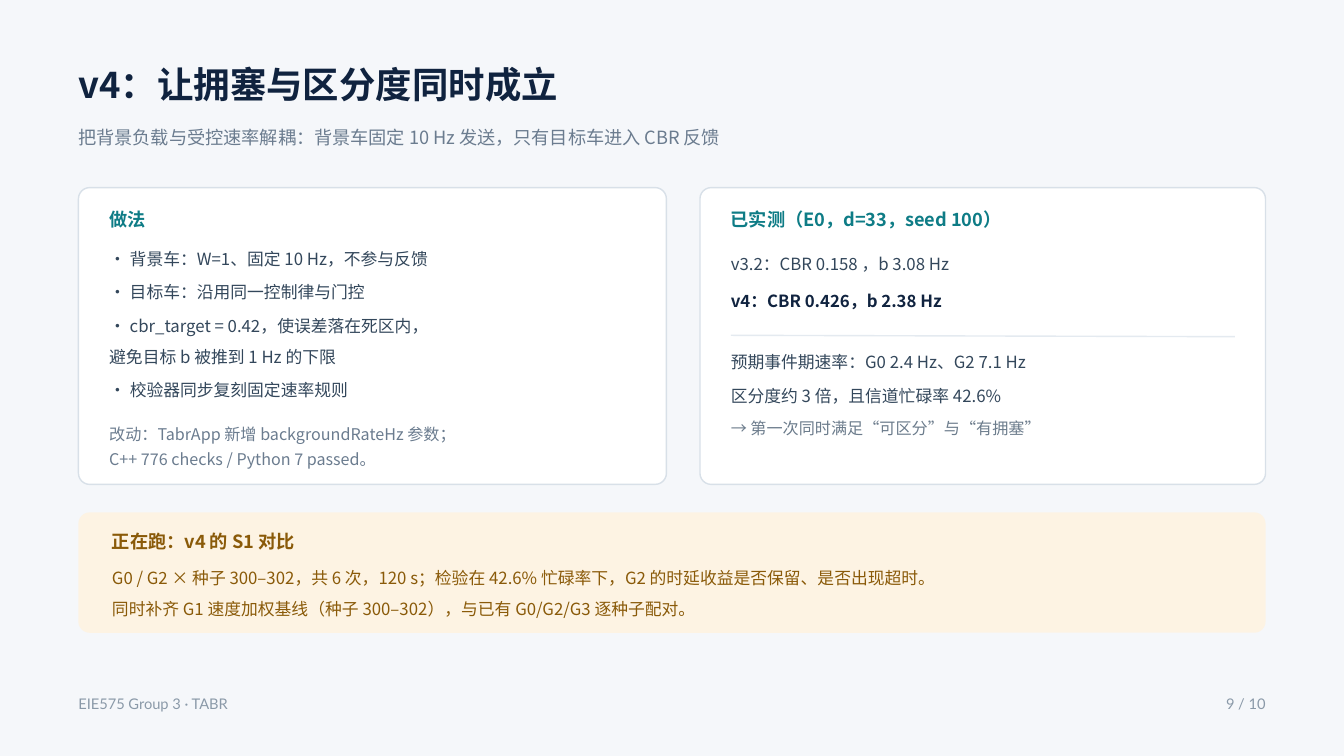
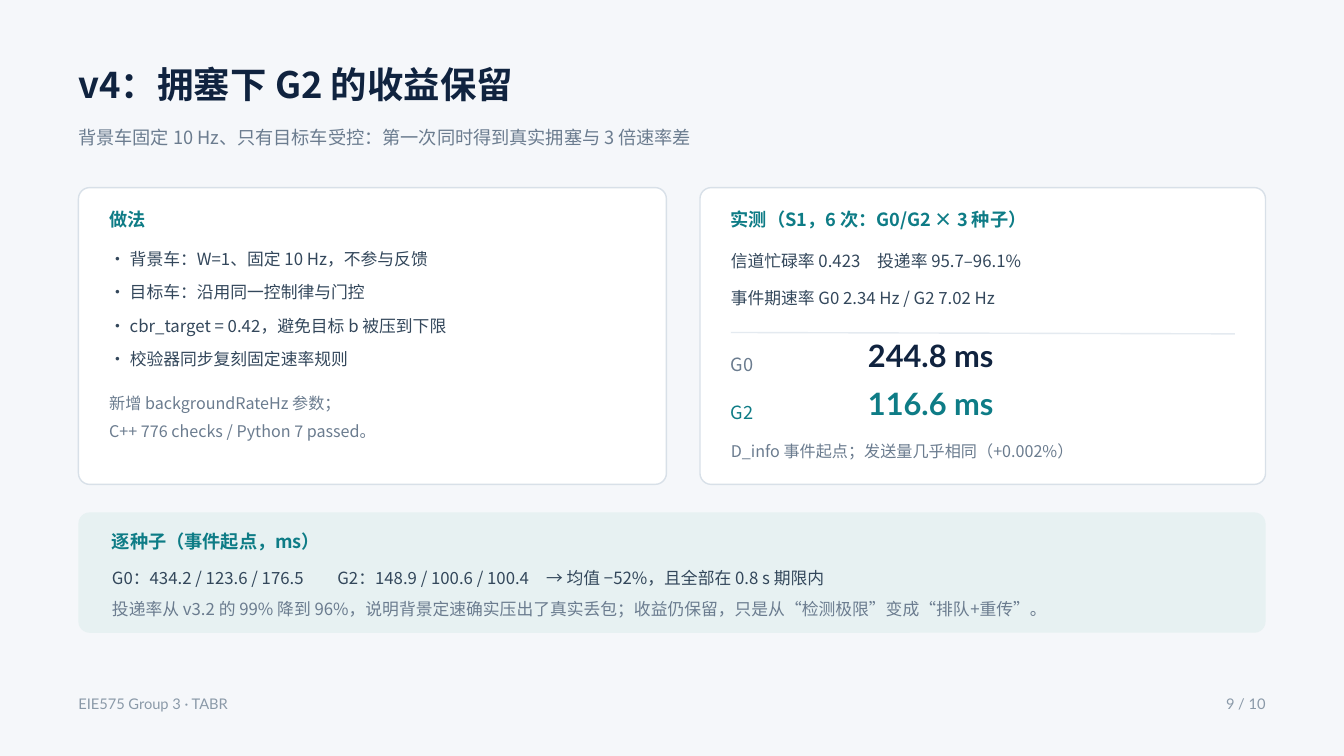
Before and after one commit to han088693-debug/EIE575-Project, a slide deck: slide 9 of TABR_project/docs/deck/EIE575_TABR_deck.pptx. Drawn at 1344x756 pixels with LibreOffice and Linux fonts; fonts in the diff are those of the drawing. Boxes give left, top, right and bottom in pixels: in the first picture for what was removed or moved away, otherwise in the second. Text is boxed around its words. In the diff, an @@ line names an element or a change of style, - is before the commit and + after.

```diff
--- a/TABR_project/docs/deck/EIE575_TABR_deck.pptx
+++ b/TABR_project/docs/deck/EIE575_TABR_deck.pptx
@@ text at (x1=78, y1=66, x2=513, y2=102): text changed @@
-v4：让拥塞与区分度同时成立
+v4：拥塞下 G2 的收益保留
@@ text at (x1=78, y1=128, x2=691, y2=146): text changed @@
-把背景负载与受控速率解耦：背景车固定 10 Hz 发送，只有目标车进入 CBR 反馈
+背景车固定 10 Hz、只有目标车受控：第一次同时得到真实拥塞与 3 倍速率差
@@ text at (x1=731, y1=210, x2=1026, y2=230): text changed @@
-已实测（E0，d=33，seed 100）
+实测（S1，6 次：G0/G2 × 3 种子）
@@ text removed at (x1=731, y1=256, x2=949, y2=272) @@
-v3.2：CBR 0.158 ，b 3.08 Hz
@@ text added at (x1=731, y1=253, x2=1021, y2=269), 12 pt, text #33475B @@
+信道忙碌率 0.423 投递率 95.7–96.1%
@@ text at (x1=731, y1=290, x2=995, y2=306): text changed @@
-预期事件期速率：G0 2.4 Hz、G2 7.1 Hz
+事件期速率 G0 2.34 Hz / G2 7.02 Hz
@@ text removed at (x1=731, y1=293, x2=941, y2=309) @@
-v4：CBR 0.426，b 2.38 Hz
@@ text at (x1=130, y1=318, x2=446, y2=336): text changed @@
-避免目标 b 被推到 1 Hz 的下限
+· cbr_target = 0.42，避免目标 b 被压到下限
@@ text removed at (x1=130, y1=318, x2=429, y2=336) @@
-· cbr_target = 0.42，使误差落在死区内，
@@ text "· 校验器同步复刻固定速率规则" moved from (x1=130, y1=382, x2=348, y2=398) to (x1=130, y1=351, x2=348, y2=367) @@
@@ line moved from (731, 336) - (1235, 337) to (731, 333) - (1235, 334) @@
@@ text added at (x1=731, y1=357, x2=754, y2=371), 13 pt, text #6B7C8F @@
+G0
@@ text added at (x1=868, y1=344, x2=993, y2=368), 22 pt, text #10233F, bold @@
+244.8 ms
@@ text removed at (x1=731, y1=388, x2=1001, y2=404) @@
-区分度约 3 倍，且信道忙碌率 42.6%
@@ text at (x1=109, y1=395, x2=340, y2=413): text changed @@
-改动：TabrApp 新增 backgroundRateHz 参数；
+新增 backgroundRateHz 参数；
@@ text added at (x1=731, y1=405, x2=754, y2=419), 13 pt, text #0E7C86 @@
+G2
@@ text added at (x1=868, y1=392, x2=993, y2=416), 22 pt, text #0E7C86, bold @@
+116.6 ms
@@ text "C++ 776 checks / Python ..." moved from (x1=109, y1=452, x2=376, y2=469) to (x1=109, y1=424, x2=376, y2=441) @@
@@ text added at (x1=731, y1=443, x2=1074, y2=459), 11.5 pt, text #6B7C8F @@
+D_info 事件起点；发送量几乎相同（+0.002%）
@@ text removed at (x1=750, y1=420, x2=1040, y2=436) @@
-→ 第一次同时满足“可区分”与“有拥塞”
@@ rounded rectangle at (x1=79, y1=512, x2=1266, y2=632): fill #FDF3E3 to #E7F1F2 @@
@@ text at (x1=112, y1=532, x2=320, y2=551): text changed; text colour #8A5A09 to #0E7C86 @@
-正在跑：v4 的 S1 对比
+逐种子（事件起点，ms）
@@ text removed at (x1=112, y1=570, x2=935, y2=587) @@
-G0 / G2 × 种子 300–302，共 6 次，120 s；检验在 42.6% 忙碌率下，G2 的时延收益是否保留、是否出现超时。
@@ text added at (x1=112, y1=570, x2=824, y2=586), 12 pt, text #33475B @@
+G0：434.2 / 123.6 / 176.5 G2：148.9 / 100.6 / 100.4 → 均值 −52%，且全部在 0.8 s 期限内
@@ text removed at (x1=112, y1=601, x2=696, y2=618) @@
-同时补齐 G1 速度加权基线（种子 300–302），与已有 G0/G2/G3 逐种子配对。
@@ text added at (x1=112, y1=601, x2=1047, y2=618), 12 pt, text #6B7C8F @@
+投递率从 v3.2 的 99% 降到 96%，说明背景定速确实压出了真实丢包；收益仍保留，只是从“检测极限”变成“排队+重传”。
```
Also in this commit, not shown: 1 other slide changed, 6 other files.
